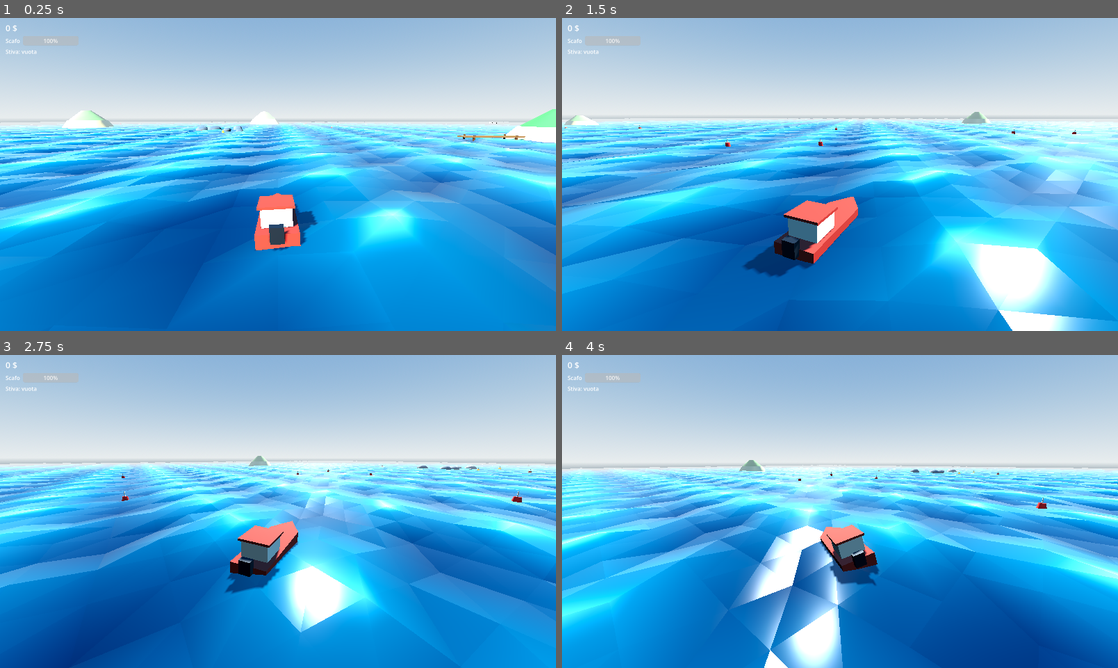
Above: before the commit, frames 1-4 (two rows, left to right).
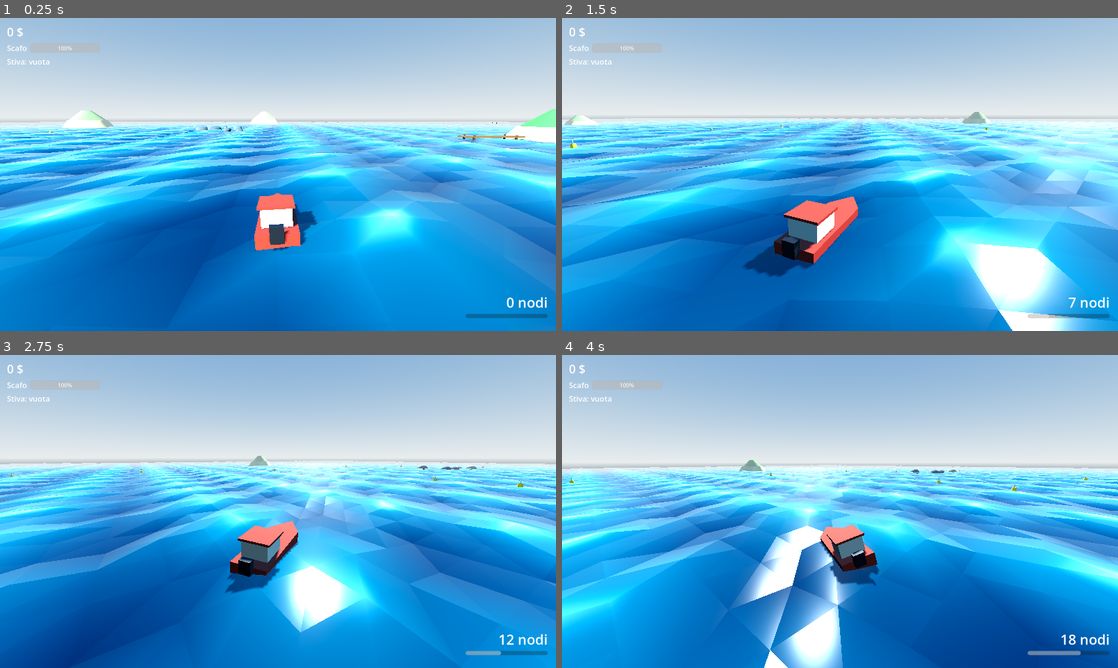
Above: after the commit, the same moments.

Repository: stefano-cookie/boatox
Game: Godot game, scene res://tests/m1_smoke.tscn
The game is run twice, just before and just after one commit, with the same random seed, the same clock (stepped at 60 frames per second) and the same inputs. This scene is started directly instead of the project's main scene.
Inputs:
- Up to frame 1 (0.25 s): no input
- Up to frame 2 (1.5 s): hold D (turn_right) 0.53-1.28 s; hold E (interact) 0.53-1.28 s; hold S (move_back) from 1.28 s (still down); tap E (interact) at 1.35 s
- Up to frame 3 (2.75 s): release S (move_back) at 2.03 s; hold D (turn_right) from 2.03 s (still down); hold E (interact) from 2.03 s (still down)
- Up to frame 4 (4 s): release D (turn_right) at 2.78 s; release E (interact) at 2.78 s; hold W (move_forward) 2.78-3.53 s; tap E (interact) at 2.85 s; hold A (turn_left) from 3.53 s (still down); hold E (interact) from 3.53 s (still down)

The runs differ from the first frame. In frame 1, 0.6% of the frame differs, in the area x 1-99%, y 2-96%; in frame 2, 0.6%; in frame 3, 0.7%; in frame 4, 0.7%.

Commit message:
feat: buoy tiers, speedometer, out-of-bounds rescue, bigger UI

Diff:
--- a/autoload/game_state.gd
+++ b/autoload/game_state.gd
@@ -1,22 +1,45 @@
 extends Node
 
 ## Stato di partita e valori di bilanciamento dell'economia (CLAUDE.md:
-## prezzi e curve vivono qui, mai nelle scene). Le boe raccolte vanno in
-## stiva e diventano denaro solo vendendole al porto: rientrare fa parte
-## del loop (GDD § core loop).
+## prezzi e curve vivono qui, mai nelle scene). Le boe sono item: vanno
+## in stiva e diventano denaro solo vendendole al porto (GDD § core loop).
 
 signal money_changed(amount: int)
 signal hull_changed(current: float, max_value: float)
-signal cargo_changed(common: int, golden: int)
+signal cargo_changed
 signal hull_depleted
 signal notice_posted(text: String)
+signal danger_changed(text: String)
+signal danger_cleared
+
+## Tipologie di boa legate al rischio della zona (GDD pillar 2):
+## gialla in acque tranquille, rossa ai margini degli scogli, blu
+## rarissima dentro i campi di scogli.
+enum BuoyType { YELLOW, RED, BLUE }
+
+const BUOY_VALUE: Dictionary[int, int] = {
+	BuoyType.YELLOW: 10,
+	BuoyType.RED: 40,
+	BuoyType.BLUE: 150,
+}
+## Probabilità che il punto boa sia occupato a ogni tentativo di spawn.
+const BUOY_SPAWN_CHANCE: Dictionary[int, float] = {
+	BuoyType.YELLOW: 1.0,
+	BuoyType.RED: 0.3,
+	BuoyType.BLUE: 0.05,
+}
+const BUOY_RESPAWN: Dictionary[int, float] = {
+	BuoyType.YELLOW: 45.0,
+	BuoyType.RED: 90.0,
+	BuoyType.BLUE: 120.0,
+}
+const BUOY_NAME: Dictionary[int, String] = {
+	BuoyType.YELLOW: "gialla",
+	BuoyType.RED: "rossa",
+	BuoyType.BLUE: "blu",
+}
 
 const HULL_MAX: float = 100.0
-
-const BUOY_COMMON_VALUE: int = 10
-const BUOY_GOLDEN_VALUE: int = 50
-const BUOY_COMMON_RESPAWN: float = 45.0
-const BUOY_GOLDEN_RESPAWN: float = 150.0
 
 ## Riparare tutto lo scafo da zero costa HULL_MAX * questo valore.
 const REPAIR_COST_PER_POINT: float = 0.5
@@ -26,25 +49,29 @@
 
 var money: int = 0
 var hull: float = HULL_MAX
-var cargo_common: int = 0
-var cargo_golden: int = 0
+## Conteggio boe in stiva per tipologia (chiave: BuoyType).
+var cargo: Dictionary[int, int] = {}
 
 
-func collect_buoy(golden: bool) -> void:
-	if golden:
-		cargo_golden += 1
-		post_notice("Boa dorata in stiva! (+%d $ di carico)" % BUOY_GOLDEN_VALUE)
-	else:
-		cargo_common += 1
-	cargo_changed.emit(cargo_common, cargo_golden)
+func collect_buoy(type: int) -> void:
+	cargo[type] = cargo.get(type, 0) + 1
+	if type == BuoyType.BLUE:
+		post_notice("Boa blu! Rarissima: +%d $ di carico" % BUOY_VALUE[type])
+	cargo_changed.emit()
 
 
 func cargo_count() -> int:
-	return cargo_common + cargo_golden
+	var total := 0
+	for type in cargo:
+		total += cargo[type]
+	return total
 
 
 func cargo_value() -> int:
-	return cargo_common * BUOY_COMMON_VALUE + cargo_golden * BUOY_GOLDEN_VALUE
+	var total := 0
+	for type in cargo:
+		total += cargo[type] * BUOY_VALUE[type]
+	return total
 
 
 func sell_cargo() -> int:
@@ -52,10 +79,9 @@
 	if earned <= 0:
 		return 0
 	money += earned
-	cargo_common = 0
-	cargo_golden = 0
+	cargo.clear()
 	money_changed.emit(money)
-	cargo_changed.emit(cargo_common, cargo_golden)
+	cargo_changed.emit()
 	post_notice("Carico venduto: +%d $" % earned)
 	return earned
 
@@ -98,3 +124,13 @@
 
 func post_notice(text: String) -> void:
 	notice_posted.emit(text)
+
+
+## Avviso persistente a schermo (es. countdown fuori zona), aggiornato
+## dal chiamante finché la condizione dura.
+func set_danger(text: String) -> void:
+	danger_changed.emit(text)
+
+
+func clear_danger() -> void:
+	danger_cleared.emit()
--- a/scenes/boat/boat.gd
+++ b/scenes/boat/boat.gd
@@ -27,11 +27,10 @@
 @export var damage_per_speed: float = 4.0
 @export var impact_cooldown: float = 0.6
 
-@export_group("Confini mappa")
-## Impostato dal World in _ready: oltre questo raggio dal centro la
-## corrente spinge dolcemente la barca verso l'interno.
-@export var bounds_radius: float = 240.0
-@export var bounds_push: float = 8.0
+@export_group("Affondamento (fuori zona)")
+## Quanto scende il visivo quando sink_amount arriva a 1.
+@export var sink_depth: float = 0.9
+@export var sink_pitch_deg: float = 6.0
 
 @export_group("Assetto (visuale)")
 @export var bank_max_deg: float = 10.0
@@ -45,6 +44,10 @@
 const _SAMPLE_RIGHT := Vector3(0.9, 0.0, 0.0)
 
 var input_enabled: bool = true
+## 0..1, impostato dal World fuori dai confini: la barca si abbassa
+## nell'acqua e appruata, senza toccare la guida (deve restare facile
+## rientrare).
+var sink_amount: float = 0.0
 
 var _speed: float = 0.0
 var _impact_timer: float = 0.0
@@ -62,7 +65,6 @@
 	_update_speed(throttle, delta)
 	_update_heading(steer, delta)
 	_update_velocity(delta)
-	_apply_bounds_push()
 	var pre_impact_velocity := velocity
 	move_and_slide()
 	global_position.y = 0.0
@@ -103,13 +105,6 @@
 	velocity.y = 0.0
 
 
-func _apply_bounds_push() -> void:
-	var flat := Vector3(global_position.x, 0.0, global_position.z)
-	var overshoot := flat.length() - bounds_radius
-	if overshoot > 0.0:
-		velocity += -flat.normalized() * bounds_push * clampf(overshoot / 10.0, 0.2, 2.0)
-
-
 func _handle_impacts(pre_impact_velocity: Vector3) -> void:
 	if _impact_timer > 0.0 or get_slide_collision_count() == 0:
 		return
@@ -138,11 +133,12 @@
 	var wave_pitch := atan2(h_bow - h_stern, _SAMPLE_STERN.z - _SAMPLE_BOW.z)
 	var wave_roll := atan2(h_right - h_left, _SAMPLE_RIGHT.x - _SAMPLE_LEFT.x)
 
-	var target_pitch := wave_pitch + deg_to_rad(accel_pitch_deg) * throttle
+	var target_pitch := wave_pitch + deg_to_rad(accel_pitch_deg) * throttle \
+		+ deg_to_rad(sink_pitch_deg) * sink_amount
 	var target_roll := wave_roll + steer * deg_to_rad(bank_max_deg) * _turn_factor()
 
 	var t_att := 1.0 - exp(-attitude_smoothing * delta)
 	var t_bob := 1.0 - exp(-bob_smoothing * delta)
 	_visual.rotation.x = lerp_angle(_visual.rotation.x, target_pitch, t_att)
 	_visual.rotation.z = lerp_angle(_visual.rotation.z, target_roll, t_att)
-	_visual.position.y = lerpf(_visual.position.y, water_level, t_bob)
+	_visual.position.y = lerpf(_visual.position.y, water_level - sink_depth * sink_amount, t_bob)
--- a/scenes/buoy/buoy.gd
+++ b/scenes/buoy/buoy.gd
@@ -1,31 +1,43 @@
 class_name Buoy
 extends Area3D
 
-## Boa raccoglibile al passaggio (GDD § Boe): comuni in acque sicure,
-## dorate tra gli scogli. Dopo la raccolta sparisce e rispawna a tempo;
-## valori e tempi in GameState.
+## Punto boa (GDD § Boe): la boa è un item che si raccoglie al passaggio,
+## finisce in stiva e si vende al porto. Tre tipologie legate al rischio
+## della zona: gialla in acque tranquille, rossa ai margini degli scogli,
+## blu rarissima tra gli scogli. A ogni ciclo di respawn il punto ritenta
+## lo spawn con la probabilità della sua tipologia (valori in GameState).
 
-@export var golden: bool = false
+@export_enum("Gialla", "Rossa", "Blu") var type: int = 0
 
 ## Assegnata da chi la spawna: serve per galleggiare sulle onde.
 var sea: Sea
 
-var _active: bool = true
+var _active: bool = false
 
 @onready var _visual: Node3D = $Visual
 @onready var _body_mesh: MeshInstance3D = $Visual/Body
 
+# Chiavi allineate a GameState.BuoyType (autoload non usabile in const).
+const _COLORS: Dictionary[int, Color] = {
+	0: Color(1.0, 0.8, 0.1),
+	1: Color(0.85, 0.2, 0.15),
+	2: Color(0.2, 0.4, 1.0),
+}
+
 
 func _ready() -> void:
 	body_entered.connect(_on_body_entered)
-	if golden:
-		var mat := StandardMaterial3D.new()
-		mat.albedo_color = Color(1.0, 0.78, 0.15)
+	var mat := StandardMaterial3D.new()
+	mat.albedo_color = _COLORS[type]
+	mat.roughness = 0.7
+	if type == GameState.BuoyType.BLUE:
 		mat.emission_enabled = true
-		mat.emission = Color(1.0, 0.7, 0.1)
-		mat.emission_energy_multiplier = 0.6
-		_body_mesh.material_override = mat
+		mat.emission = _COLORS[type]
+		mat.emission_energy_multiplier = 0.7
 		_visual.scale = Vector3.ONE * 1.15
+	_body_mesh.material_override = mat
+	_set_present(false)
+	_try_spawn()
 
 
 func _process(_delta: float) -> void:
@@ -33,17 +45,27 @@
 		_visual.position.y = sea.get_height(global_position)
 
 
+## Ritenta finché il tiro di probabilità non riesce; le gialle (100%)
+## appaiono subito, una blu può restare assente per diversi cicli.
+func _try_spawn() -> void:
+	while is_inside_tree():
+		if randf() <= GameState.BUOY_SPAWN_CHANCE[type]:
+			_set_present(true)
+			return
+		await get_tree().create_timer(GameState.BUOY_RESPAWN[type]).timeout
+
+
+func _set_present(present: bool) -> void:
+	_active = present
+	visible = present
+	set_deferred("monitoring", present)
+
+
 func _on_body_entered(body: Node3D) -> void:
 	if not _active or not body is Boat:
 		return
-	_active = false
-	GameState.collect_buoy(golden)
-	visible = false
-	set_deferred("monitoring", false)
-	var respawn := GameState.BUOY_GOLDEN_RESPAWN if golden else GameState.BUOY_COMMON_RESPAWN
-	await get_tree().create_timer(respawn).timeout
-	if not is_inside_tree():
-		return
-	visible = true
-	set_deferred("monitoring", true)
-	_active = true
+	_set_present(false)
+	GameState.collect_buoy(type)
+	await get_tree().create_timer(GameState.BUOY_RESPAWN[type]).timeout
+	if is_inside_tree():
+		_try_spawn()
--- a/scenes/hud/hud.gd
+++ b/scenes/hud/hud.gd
@@ -1,13 +1,22 @@
 extends CanvasLayer
 
-## HUD minimo di M1: denaro, barra scafo, stiva e messaggi transitori.
-## Legge tutto da GameState via segnali, nessuna logica di gioco qui.
+## HUD di M1: denaro, barra scafo, stiva, tachimetro in nodi, messaggi
+## transitori e alert persistente (countdown fuori zona). Legge tutto da
+## GameState via segnali e dalla barca per la velocità: nessuna logica
+## di gioco qui.
+
+const MS_TO_KNOTS: float = 1.94384
+
+@export var boat: Boat
 
 @onready var _money_label: Label = $TopLeft/VBox/MoneyLabel
 @onready var _hull_bar: ProgressBar = $TopLeft/VBox/HullRow/HullBar
 @onready var _cargo_label: Label = $TopLeft/VBox/CargoLabel
 @onready var _notice_label: Label = $NoticeLabel
 @onready var _notice_timer: Timer = $NoticeTimer
+@onready var _danger_label: Label = $DangerLabel
+@onready var _speed_label: Label = $SpeedBox/SpeedLabel
+@onready var _speed_bar: ProgressBar = $SpeedBox/SpeedBar
 
 
 func _ready() -> void:
@@ -15,11 +24,24 @@
 	GameState.hull_changed.connect(_on_hull_changed)
 	GameState.cargo_changed.connect(_on_cargo_changed)
 	GameState.notice_posted.connect(_on_notice_posted)
+	GameState.danger_changed.connect(_on_danger_changed)
+	GameState.danger_cleared.connect(_danger_label.hide)
 	_notice_timer.timeout.connect(_notice_label.hide)
 	_notice_label.hide()
+	_danger_label.hide()
+	if boat != null:
+		_speed_bar.max_value = boat.max_speed
 	_on_money_changed(GameState.money)
 	_on_hull_changed(GameState.hull, GameState.HULL_MAX)
-	_on_cargo_changed(GameState.cargo_common, GameState.cargo_golden)
+	_on_cargo_changed()
+
+
+func _process(_delta: float) -> void:
+	if boat == null:
+		return
+	var speed := absf(boat.current_speed())
+	_speed_label.text = "%d nodi" % roundi(speed * MS_TO_KNOTS)
+	_speed_bar.value = speed
 
 
 func _on_money_changed(amount: int) -> void:
@@ -31,8 +53,8 @@
 	_hull_bar.value = current
 
 
-func _on_cargo_changed(common: int, golden: int) -> void:
-	var count := common + golden
+func _on_cargo_changed() -> void:
+	var count := GameState.cargo_count()
 	if count == 0:
 		_cargo_label.text = "Stiva: vuota"
 	else:
@@ -43,3 +65,8 @@
 	_notice_label.text = text
 	_notice_label.show()
 	_notice_timer.start()
+
+
+func _on_danger_changed(text: String) -> void:
+	_danger_label.text = text
+	_danger_label.show()
--- a/scenes/hud/hud.tscn
+++ b/scenes/hud/hud.tscn
@@ -6,33 +6,33 @@
 script = ExtResource("1")
 
 [node name="TopLeft" type="MarginContainer" parent="."]
-offset_right = 300.0
-offset_bottom = 120.0
-theme_override_constants/margin_left = 16
-theme_override_constants/margin_top = 12
-theme_override_constants/margin_right = 16
-theme_override_constants/margin_bottom = 12
+offset_right = 360.0
+offset_bottom = 160.0
+theme_override_constants/margin_left = 20
+theme_override_constants/margin_top = 16
+theme_override_constants/margin_right = 20
+theme_override_constants/margin_bottom = 16
 
 [node name="VBox" type="VBoxContainer" parent="TopLeft"]
 layout_mode = 2
-theme_override_constants/separation = 6
+theme_override_constants/separation = 8
 
 [node name="MoneyLabel" type="Label" parent="TopLeft/VBox"]
 layout_mode = 2
-theme_override_font_sizes/font_size = 24
+theme_override_font_sizes/font_size = 34
 text = "0 $"
 
 [node name="HullRow" type="HBoxContainer" parent="TopLeft/VBox"]
 layout_mode = 2
-theme_override_constants/separation = 8
+theme_override_constants/separation = 10
 
 [node name="HullTitle" type="Label" parent="TopLeft/VBox/HullRow"]
 layout_mode = 2
-theme_override_font_sizes/font_size = 16
+theme_override_font_sizes/font_size = 22
 text = "Scafo"
 
 [node name="HullBar" type="ProgressBar" parent="TopLeft/VBox/HullRow"]
-custom_minimum_size = Vector2(160, 20)
+custom_minimum_size = Vector2(200, 26)
 layout_mode = 2
 size_flags_vertical = 4
 max_value = 100.0
@@ -40,18 +40,58 @@
 
 [node name="CargoLabel" type="Label" parent="TopLeft/VBox"]
 layout_mode = 2
-theme_override_font_sizes/font_size = 16
+theme_override_font_sizes/font_size = 22
 text = "Stiva: vuota"
+
+[node name="SpeedBox" type="VBoxContainer" parent="."]
+anchor_left = 1.0
+anchor_top = 1.0
+anchor_right = 1.0
+anchor_bottom = 1.0
+offset_left = -260.0
+offset_top = -110.0
+offset_right = -24.0
+offset_bottom = -24.0
+grow_horizontal = 0
+grow_vertical = 0
+theme_override_constants/separation = 6
+
+[node name="SpeedLabel" type="Label" parent="SpeedBox"]
+layout_mode = 2
+theme_override_font_sizes/font_size = 40
+text = "0 nodi"
+horizontal_alignment = 2
+
+[node name="SpeedBar" type="ProgressBar" parent="SpeedBox"]
+custom_minimum_size = Vector2(236, 12)
+layout_mode = 2
+max_value = 14.0
+value = 0.0
+show_percentage = false
 
 [node name="NoticeLabel" type="Label" parent="."]
 anchor_left = 0.5
 anchor_right = 0.5
-offset_left = -400.0
-offset_top = 28.0
-offset_right = 400.0
-offset_bottom = 60.0
+offset_left = -440.0
+offset_top = 32.0
+offset_right = 440.0
+offset_bottom = 74.0
 grow_horizontal = 2
-theme_override_font_sizes/font_size = 22
+theme_override_font_sizes/font_size = 28
+horizontal_alignment = 1
+
+[node name="DangerLabel" type="Label" parent="."]
+anchor_left = 0.5
+anchor_right = 0.5
+offset_left = -520.0
+offset_top = 96.0
+offset_right = 520.0
+offset_bottom = 148.0
+grow_horizontal = 2
+theme_override_colors/font_color = Color(1, 0.25, 0.2, 1)
+theme_override_colors/font_outline_color = Color(0.15, 0, 0, 1)
+theme_override_constants/outline_size = 6
+theme_override_font_sizes/font_size = 36
 horizontal_alignment = 1
 
 [node name="NoticeTimer" type="Timer" parent="."]
--- a/scenes/main/main.tscn
+++ b/scenes/main/main.tscn
@@ -50,7 +50,8 @@
 boat = NodePath("../Boat")
 sea = NodePath("../Sea")
 
-[node name="HUD" parent="." instance=ExtResource("5")]
+[node name="HUD" parent="." node_paths=PackedStringArray("boat") instance=ExtResource("5")]
+boat = NodePath("../Boat")
 
 [node name="ChaseCamera" type="Camera3D" parent="." node_paths=PackedStringArray("target")]
 transform = Transform3D(1, 0, 0, 0, 1, 0, 0, 0, 1, 0, 4.5, 9)
--- a/scenes/port/port.gd
+++ b/scenes/port/port.gd
@@ -98,7 +98,11 @@
 func _refresh() -> void:
 	var cargo_text := "vuota"
 	if GameState.cargo_count() > 0:
-		cargo_text = "%d boe (%d $)" % [GameState.cargo_count(), GameState.cargo_value()]
+		var parts: Array[String] = []
+		for type: int in GameState.cargo:
+			if GameState.cargo[type] > 0:
+				parts.append("%d× %s" % [GameState.cargo[type], GameState.BUOY_NAME[type]])
+		cargo_text = "%s (%d $)" % [", ".join(parts), GameState.cargo_value()]
 	_info.text = "Denaro: %d $\nStiva: %s\nScafo: %d%%" % [
 		GameState.money,
 		cargo_text,
--- a/scenes/port/port.tscn
+++ b/scenes/port/port.tscn
@@ -79,13 +79,15 @@
 anchor_top = 1.0
 anchor_right = 0.5
 anchor_bottom = 1.0
-offset_left = -300.0
-offset_top = -90.0
-offset_right = 300.0
-offset_bottom = -58.0
+offset_left = -400.0
+offset_top = -104.0
+offset_right = 400.0
+offset_bottom = -64.0
 grow_horizontal = 2
 grow_vertical = 0
-theme_override_font_sizes/font_size = 22
+theme_override_font_sizes/font_size = 28
+theme_override_colors/font_outline_color = Color(0, 0, 0, 1)
+theme_override_constants/outline_size = 6
 horizontal_alignment = 1
 
 [node name="Panel" type="PanelContainer" parent="PortUI"]
@@ -93,10 +95,10 @@
 anchor_top = 0.5
 anchor_right = 0.5
 anchor_bottom = 0.5
-offset_left = -180.0
-offset_top = -150.0
-offset_right = 180.0
-offset_bottom = 150.0
+offset_left = -240.0
+offset_top = -190.0
+offset_right = 240.0
+offset_bottom = 190.0
 grow_horizontal = 2
 grow_vertical = 2
 
@@ -113,22 +115,25 @@
 
 [node name="Title" type="Label" parent="PortUI/Panel/Margin/VBox"]
 layout_mode = 2
-theme_override_font_sizes/font_size = 28
+theme_override_font_sizes/font_size = 36
 text = "PORTO"
 horizontal_alignment = 1
 
 [node name="Info" type="Label" parent="PortUI/Panel/Margin/VBox"]
 layout_mode = 2
-theme_override_font_sizes/font_size = 18
+theme_override_font_sizes/font_size = 24
 
 [node name="SellButton" type="Button" parent="PortUI/Panel/Margin/VBox"]
 layout_mode = 2
+theme_override_font_sizes/font_size = 24
 text = "Vendi il carico"
 
 [node name="RepairButton" type="Button" parent="PortUI/Panel/Margin/VBox"]
 layout_mode = 2
+theme_override_font_sizes/font_size = 24
 text = "Ripara lo scafo"
 
 [node name="LeaveButton" type="Button" parent="PortUI/Panel/Margin/VBox"]
 layout_mode = 2
+theme_override_font_sizes/font_size = 24
 text = "Riprendi il mare"
--- a/scenes/world/world.gd
+++ b/scenes/world/world.gd
@@ -1,11 +1,11 @@
 extends Node3D
 
 ## La zona di mare di M1: isole e porto piazzati a mano nella scena,
-## scogli e boe sparsi proceduralmente con seed fisso (stessa mappa a
-## ogni avvio, ma densità regolabile dall'Inspector). Le boe comuni
-## stanno in acque aperte, le dorate dentro i campi di scogli (GDD
-## pillar 2: il bottino migliore vicino al pericolo). Gestisce anche il
-## traino al porto quando lo scafo va a zero.
+## scogli e punti boa sparsi proceduralmente con seed fisso (stessa mappa
+## a ogni avvio, densità regolabile dall'Inspector). Le boe seguono il
+## rischio della zona (GDD pillar 2): gialle in acque aperte, rosse ai
+## margini dei campi di scogli, blu dentro i campi. Gestisce anche il
+## confine mappa (countdown e recupero) e il traino a scafo zero.
 
 const BUOY_SCENE: PackedScene = preload("res://scenes/buoy/buoy.tscn")
 const ROCK_SCENE: PackedScene = preload("res://scenes/world/rock.tscn")
@@ -15,17 +15,22 @@
 
 @export_group("Confini")
 @export var bounds_radius: float = 240.0
+## Secondi per rientrare in zona prima del recupero al porto.
+@export var escape_countdown: float = 10.0
 
 @export_group("Sparpagliamento")
 @export var scatter_seed: int = 7
-@export var common_buoy_count: int = 26
-@export var golden_per_field: int = 3
+@export var yellow_buoy_count: int = 26
+@export var red_points_per_field: int = 8
+@export var blue_points_per_field: int = 6
 @export var rocks_per_field: int = 9
 @export var rock_field_radius: float = 13.0
 
 var _rng := RandomNumberGenerator.new()
 var _rock_positions: Array[Vector3] = []
 var _buoy_positions: Array[Vector3] = []
+## -1 quando la barca è dentro i confini.
+var _outside_elapsed: float = -1.0
 
 @onready var _islands: Node3D = $Islands
 @onready var _rock_fields: Node3D = $RockFields
@@ -34,14 +39,32 @@
 
 func _ready() -> void:
 	_rng.seed = scatter_seed
-	if boat != null:
-		boat.bounds_radius = bounds_radius
 	GameState.hull_depleted.connect(_on_hull_depleted)
 	for field: Node3D in _rock_fields.get_children():
 		_spawn_rock_field(field.global_position)
 	for field: Node3D in _rock_fields.get_children():
-		_spawn_golden_buoys(field.global_position)
-	_spawn_common_buoys()
+		_spawn_field_buoys(field.global_position)
+	_spawn_yellow_buoys()
+
+
+func _physics_process(delta: float) -> void:
+	if boat == null:
+		return
+	var outside := Vector2(boat.global_position.x, boat.global_position.z).length() > bounds_radius
+	if outside:
+		if _outside_elapsed < 0.0:
+			_outside_elapsed = 0.0
+		_outside_elapsed += delta
+		var left := escape_countdown - _outside_elapsed
+		boat.sink_amount = clampf(_outside_elapsed / escape_countdown, 0.0, 1.0)
+		if left <= 0.0:
+			_rescue_boat()
+		else:
+			GameState.set_danger("ACQUE PERICOLOSE! Torna indietro… %d" % ceili(left))
+	elif _outside_elapsed >= 0.0:
+		_outside_elapsed = -1.0
+		boat.sink_amount = 0.0
+		GameState.clear_danger()
 
 
 func _on_hull_depleted() -> void:
@@ -52,6 +75,17 @@
 	GameState.pay_tow()
 	boat.reset_motion()
 	boat.global_position = _port.tow_spawn_position()
+
+
+## Recupero gratuito quando il countdown fuori zona scade: riporta al
+## porto senza toccare scafo e denaro (niente punizione doppia).
+func _rescue_boat() -> void:
+	_outside_elapsed = -1.0
+	boat.sink_amount = 0.0
+	boat.reset_motion()
+	boat.global_position = _port.tow_spawn_position()
+	GameState.clear_danger()
+	GameState.post_notice("Recuperato al largo e riportato al porto")
 
 
 func _spawn_rock_field(center: Vector3) -> void:
@@ -67,24 +101,28 @@
 		_rock_positions.append(pos)
 
 
-func _spawn_golden_buoys(center: Vector3) -> void:
-	for i in golden_per_field:
-		var pos := _sample_ring(center, 4.0, rock_field_radius + 3.0, _buoy_positions, 5.0)
-		if not pos.is_finite() or not _far_from(pos, _rock_positions, 2.5):
-			continue
-		_spawn_buoy(pos, true)
+## Blu dentro il campo di scogli, rosse nell'anello ai suoi margini.
+func _spawn_field_buoys(center: Vector3) -> void:
+	for i in blue_points_per_field:
+		var pos := _sample_ring(center, 2.0, rock_field_radius, _buoy_positions, 5.0)
+		if pos.is_finite() and _far_from(pos, _rock_positions, 2.5):
+			_spawn_buoy(pos, GameState.BuoyType.BLUE)
+	for i in red_points_per_field:
+		var pos := _sample_ring(center, rock_field_radius + 2.0, rock_field_radius + 10.0, _buoy_positions, 6.0)
+		if pos.is_finite():
+			_spawn_buoy(pos, GameState.BuoyType.RED)
 
 
-func _spawn_common_buoys() -> void:
-	for i in common_buoy_count:
+func _spawn_yellow_buoys() -> void:
+	for i in yellow_buoy_count:
 		var pos := _sample_ring(Vector3.ZERO, 25.0, bounds_radius * 0.85, _buoy_positions, 10.0)
 		if pos.is_finite() and _is_open_water(pos):
-			_spawn_buoy(pos, false)
+			_spawn_buoy(pos, GameState.BuoyType.YELLOW)
 
 
-func _spawn_buoy(pos: Vector3, golden: bool) -> void:
+func _spawn_buoy(pos: Vector3, type: int) -> void:
 	var buoy := BUOY_SCENE.instantiate() as Buoy
-	buoy.golden = golden
+	buoy.type = type
 	buoy.sea = sea
 	add_child(buoy)
 	buoy.global_position = Vector3(pos.x, 0.0, pos.z)
@@ -111,7 +149,7 @@
 
 
 ## Vero se il punto è lontano da isole, porto e campi di scogli: le boe
-## comuni restano in acque sicure.
+## gialle restano in acque tranquille.
 func _is_open_water(pos: Vector3) -> bool:
 	for island: Node3D in _islands.get_children():
 		if pos.distance_to(island.global_position) < 14.0 * island.scale.x:
@@ -119,6 +157,6 @@
 	if pos.distance_to(_port.global_position) < 26.0:
 		return false
 	for field: Node3D in _rock_fields.get_children():
-		if pos.distance_to(field.global_position) < rock_field_radius + 8.0:
+		if pos.distance_to(field.global_position) < rock_field_radius + 12.0:
 			return false
 	return true
--- a/tests/m1_smoke.gd
+++ b/tests/m1_smoke.gd
@@ -45,7 +45,15 @@
 	else:
 		_boat.global_position = buoy.global_position
 		await _wait(0.5)
-		print("BOE: in stiva=%d (attese >0)" % GameState.cargo_count())
+		print("BOE: in stiva=%d, valore=%d $ (attese >0)" % [GameState.cargo_count(), GameState.cargo_value()])
+
+	# --- Confini: fuori zona parte il countdown, poi recupero al porto ---
+	_boat.reset_motion()
+	_boat.global_position = Vector3(300, 0.0, 0.0)
+	var world: Node3D = _main.get_node("World")
+	await _wait(world.escape_countdown + 2.0)
+	var port_dist := _boat.global_position.distance_to(Vector3(46, 0, -44))
+	print("CONFINI: dopo il countdown la barca è a %.1f m dal molo (atteso <10)" % port_dist)
 
 	# --- Danni: speronate ripetute contro un'isola fino al traino ---
 	_boat.reset_motion()
@@ -69,9 +77,10 @@
 	get_tree().quit()
 
 
+## Una boa presente (il tiro di spawn può lasciare vuoti i punti rari).
 func _find_buoy() -> Buoy:
 	for child in _main.get_node("World").get_children():
-		if child is Buoy:
+		if child is Buoy and child.visible:
 			return child
 	return null
 
